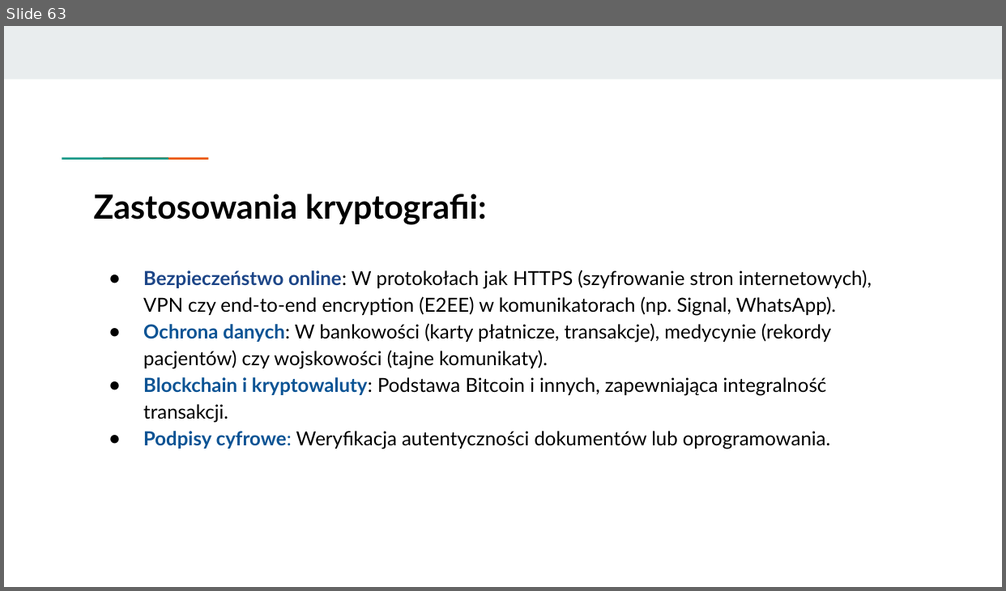
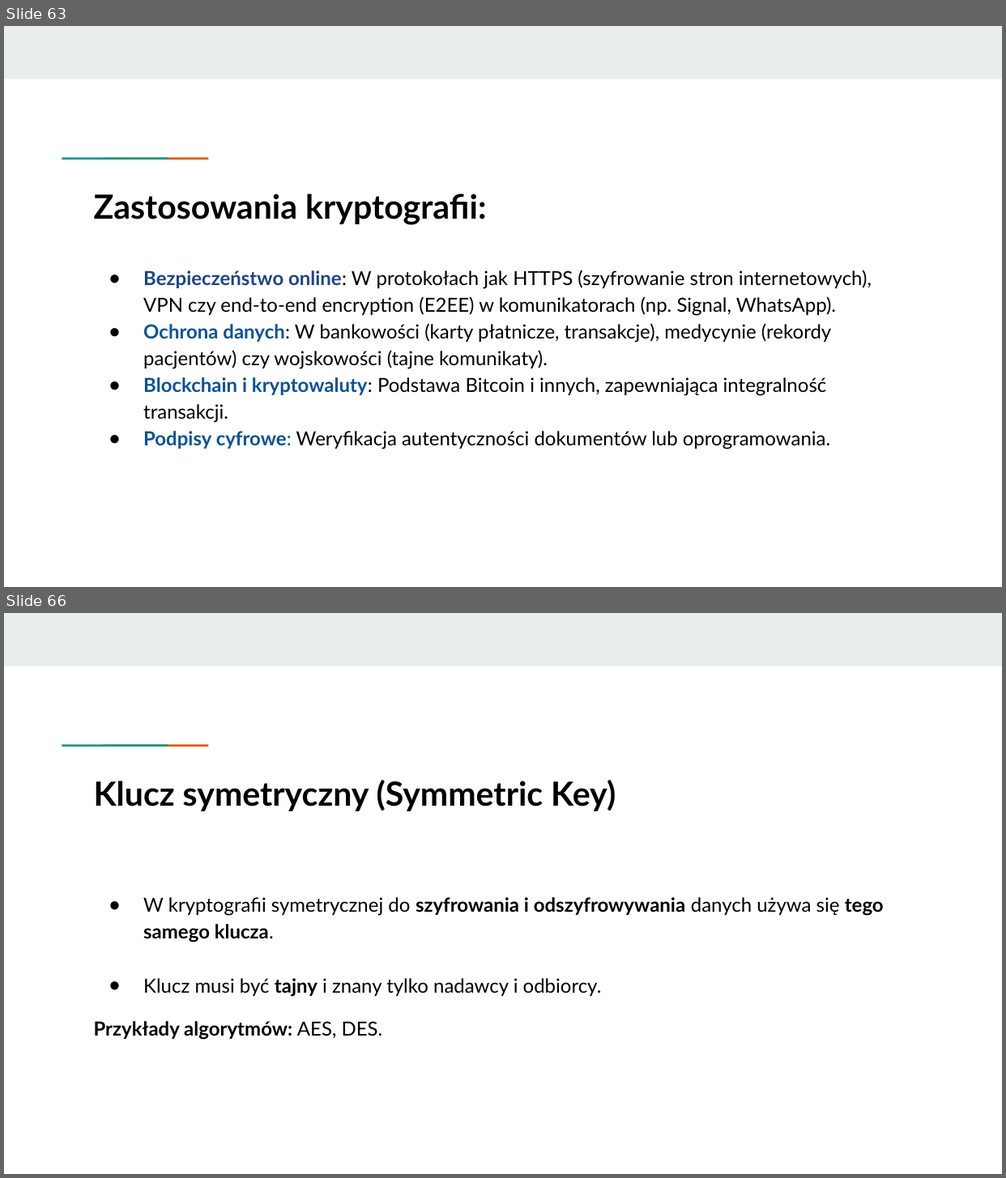
Before and after one commit to KasiaKasia/PRZEDMIOTY, a slide deck: ZASTOSOWANIE_INFORMATYKI/1A-gr_2/Zastosowanie informatyki - 1A gr. 2-plik2.pptx. Shown one above the other, each under a label of ours: slide 63 before the commit, slides 63 and 66 after it; the slides between them are not shown. The pictures are 1006x591 and 1006x1178 pixels, drawn with LibreOffice and Linux fonts; fonts in the diff are those of the drawing. Boxes give left, top, right and bottom in pixels: in the first picture for what was removed or moved away, otherwise in the second. Text is boxed around its words. In the diff, an @@ line names an element or a change of style, - is before the commit and + after.

```diff
--- a/ZASTOSOWANIE_INFORMATYKI/1A-gr_2/Zastosowanie informatyki - 1A gr. 2-plik2.pptx
+++ b/ZASTOSOWANIE_INFORMATYKI/1A-gr_2/Zastosowanie informatyki - 1A gr. 2-plik2.pptx
@@ slide 66 added at [4,613,1002,1174], background #FFFFFF; not listed: 3 template elements that a slide beside it also shows @@
@@ title added at [94,780,616,811], 24 pt, text #000000, bold @@
+Klucz symetryczny (Symmetric Key)
@@ text added at [94,897,884,1040], 14 pt, text #000000 @@
+● W kryptografii symetrycznej do szyfrowania i odszyfrowywania danych używa się tego samego klucza.
+● Klucz musi być tajny i znany tylko nadawcy i odbiorcy.
+Przykłady algorytmów: AES, DES.
```
Also in this commit, not shown: 7 other slides added, 2 other files.
